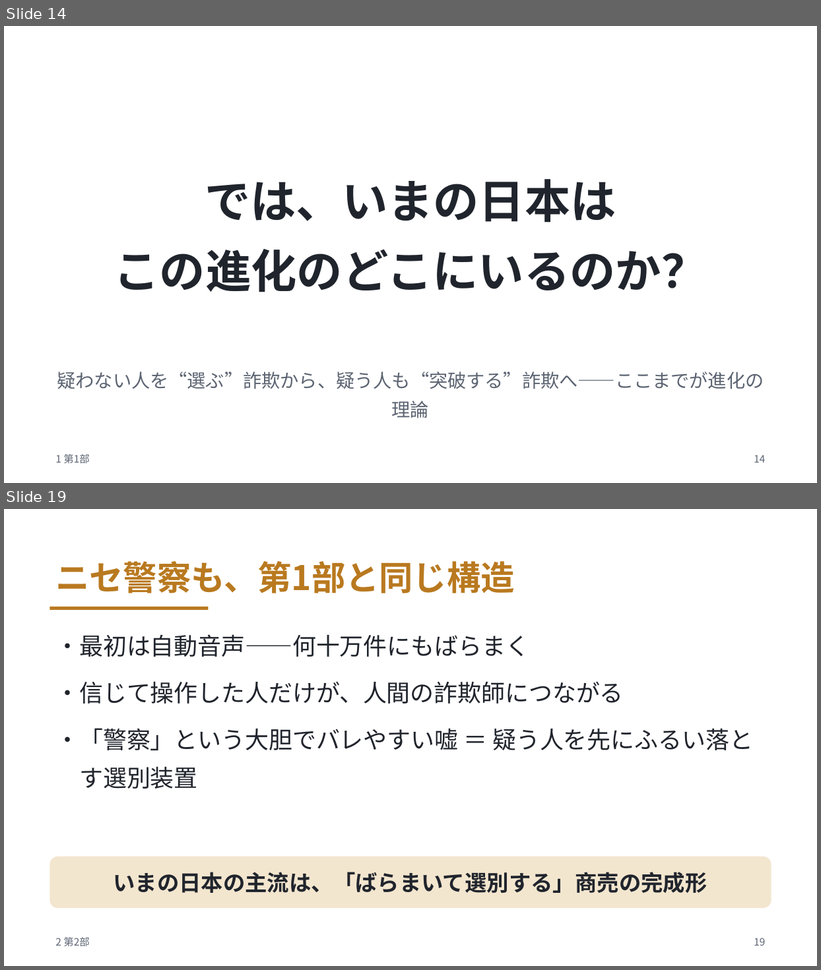
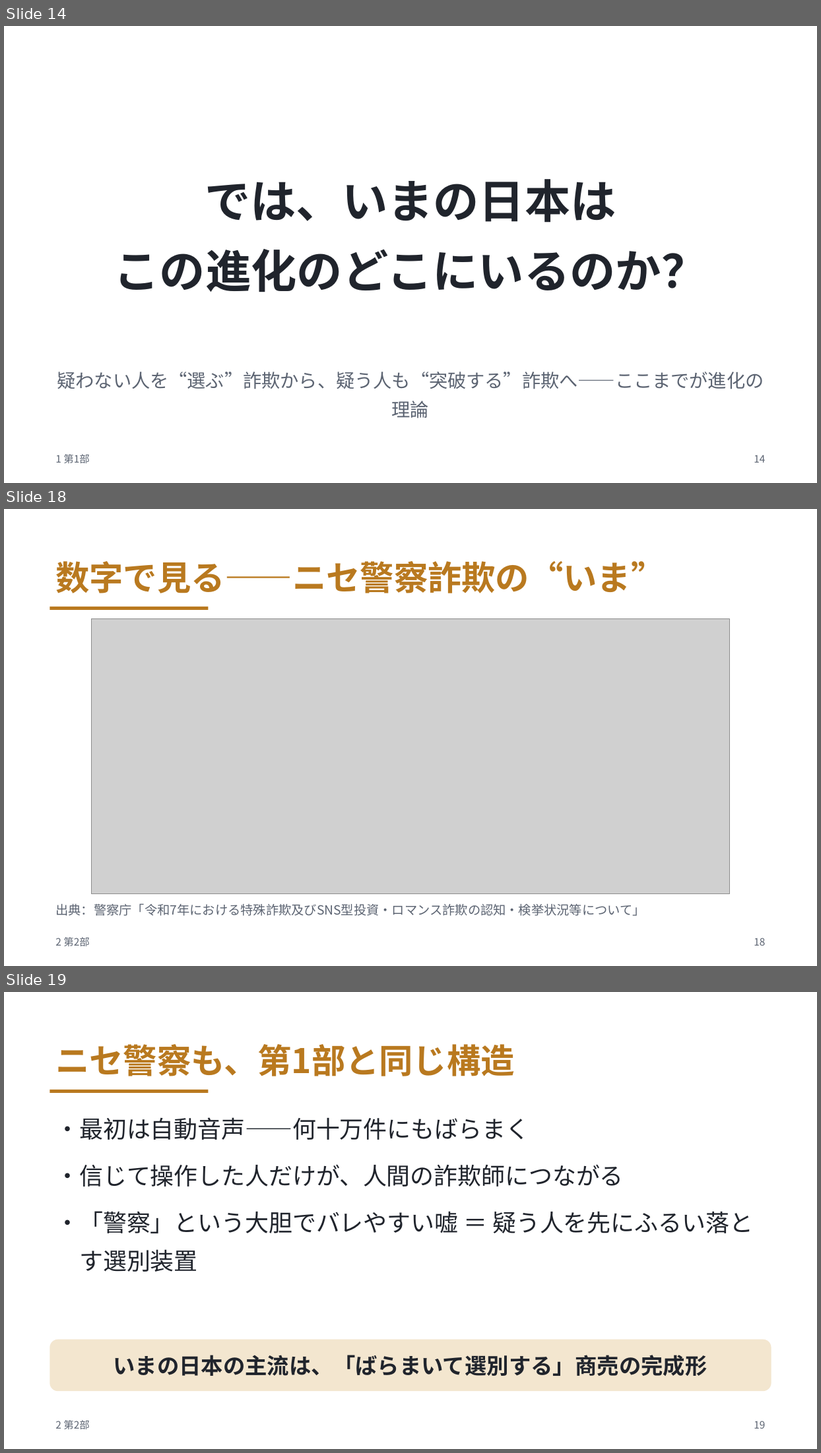
Before and after one commit to meitekku/deepfake-talk-v2, a slide deck: slides/deepfake-talk.pptx. Shown one above the other, each under a label of ours: slides 14 and 19 before the commit, slides 14, 18 and 19 after it; the slides between them are not shown. The pictures are 821x970 and 821x1453 pixels, drawn with LibreOffice and Linux fonts; fonts in the diff are those of the drawing; grey boxes stand for pictures. Boxes give left, top, right and bottom in pixels: in the first picture for what was removed or moved away, otherwise in the second. Text is boxed around its words. In the diff, an @@ line names an element or a change of style, - is before the commit and + after.

Commit message:
「何も売りません」削除・第2部扉スライド削除(bigと重複)・警察偽番号の直後に実データ円グラフスライドを追加

```diff
--- a/slides/deepfake-talk.pptx
+++ b/slides/deepfake-talk.pptx
@@ slide 18 added at box(4, 509, 817, 966), background #FFFFFF @@
@@ text added at box(55, 561, 665, 593), 40 pt, text #B9791F, bold @@
+数字で見る——ニセ警察詐欺の“いま”
@@ rectangle added at box(50, 607, 209, 610), fill #B9791F @@
@@ picture added at box(91, 619, 730, 894) @@
@@ text added at box(55, 904, 646, 916), 15 pt, text #5C6472 @@
+出典：警察庁「令和7年における特殊詐欺及びSNS型投資・ロマンス詐欺の認知・検挙状況等について」
@@ text added at box(55, 937, 89, 947), 12 pt, text #5C6472 @@
+2 第2部
@@ text added at box(754, 938, 765, 946), 12 pt, text #5C6472 @@
+18
```
Also in this commit, not shown: 4 slides changed, 1 slide removed, 8 other files.
